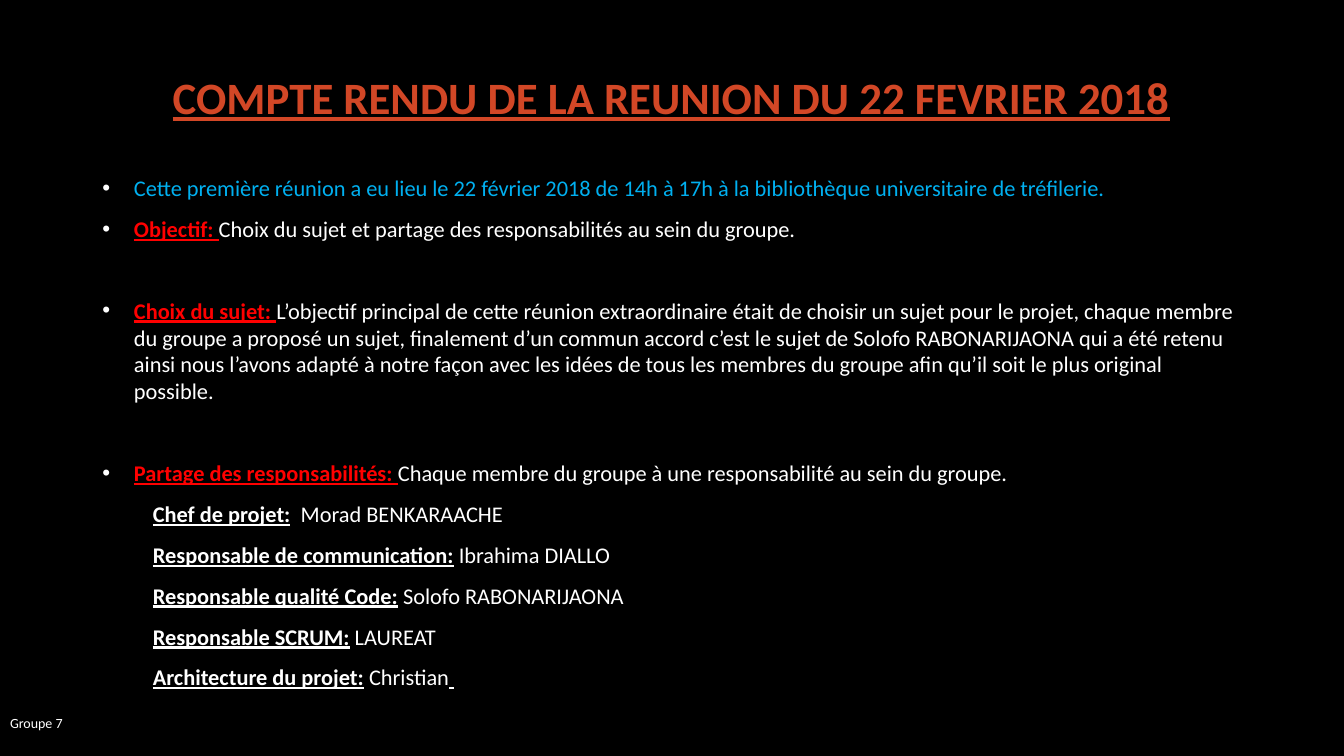
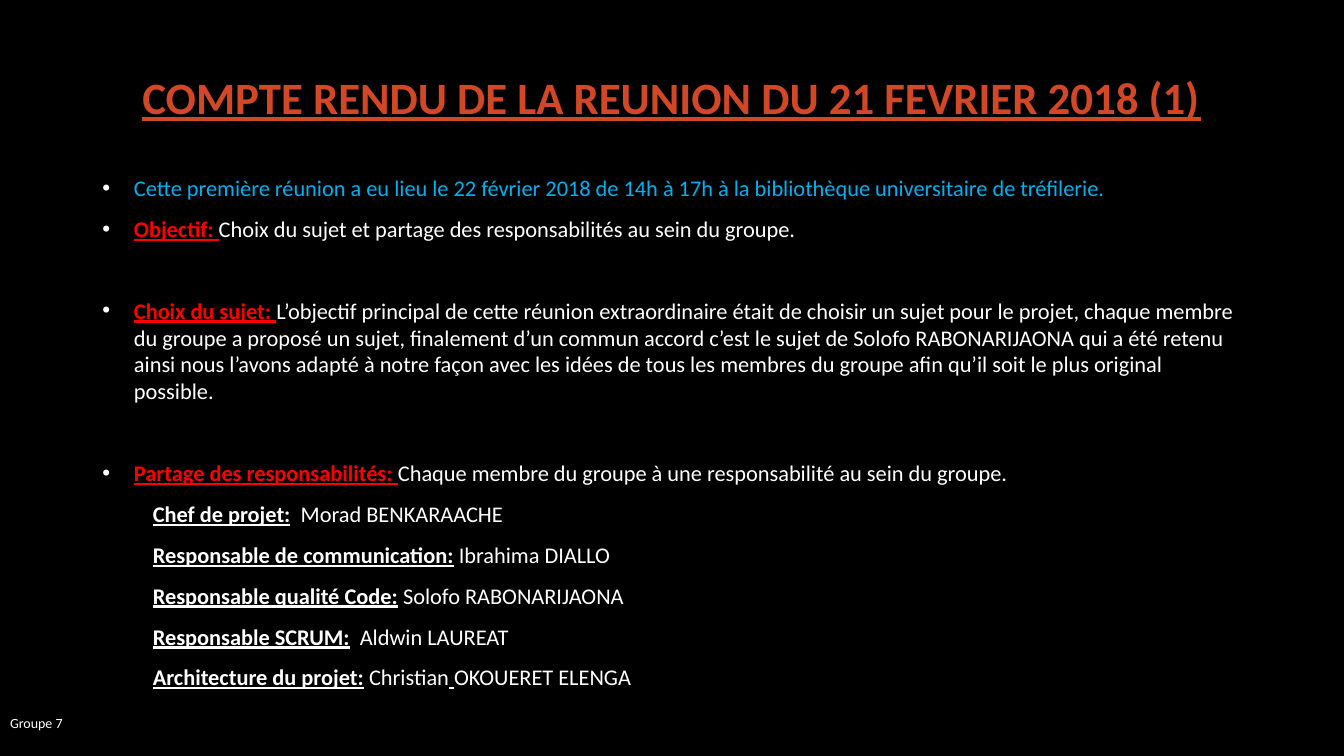
Before and after one commit to Enjana-mavitrika/projet-tutore2019, a slide deck: slide 14 of diapos.pptx (slide 13 before the commit). Drawn at 1344x756 pixels with LibreOffice and Linux fonts; fonts in the diff are those of the drawing; background and template pictures are left out. Boxes give left, top, right and bottom in pixels: in the first picture for what was removed or moved away, otherwise in the second. Text is boxed around its words. In the diff, an @@ line names an element or a change of style, - is before the commit and + after.

```diff
--- a/diapos.pptx
+++ b/diapos.pptx
@@ title at <box>142,81,1200,121</box>: text changed @@
-COMPTE RENDU DE LA REUNION DU 22 FEVRIER 2018
+COMPTE RENDU DE LA REUNION DU 21 FEVRIER 2018 (1)
@@ text at <box>153,629,631,689</box>: text changed @@
-Responsable SCRUM: LAUREAT
-Architecture du projet: Christian
+Responsable SCRUM: Aldwin LAUREAT
+Architecture du projet: Christian OKOUERET ELENGA
```
Also in this commit, not shown: 12 other slides changed, 3 slides added.
